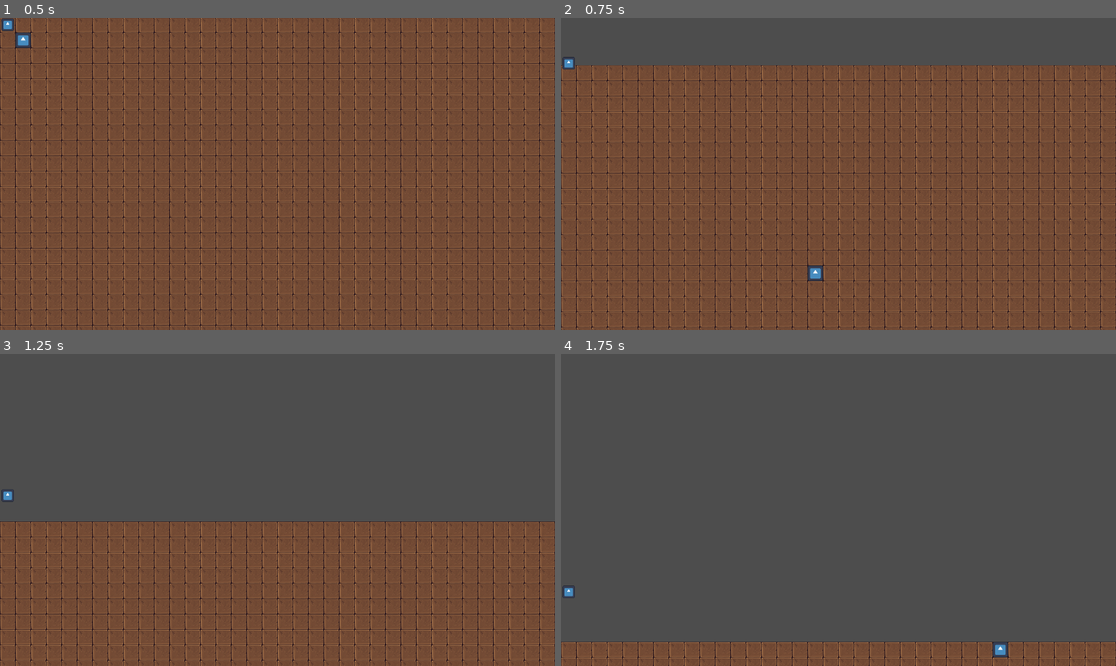
Above: before the commit, frames 1-4 (two rows, left to right).
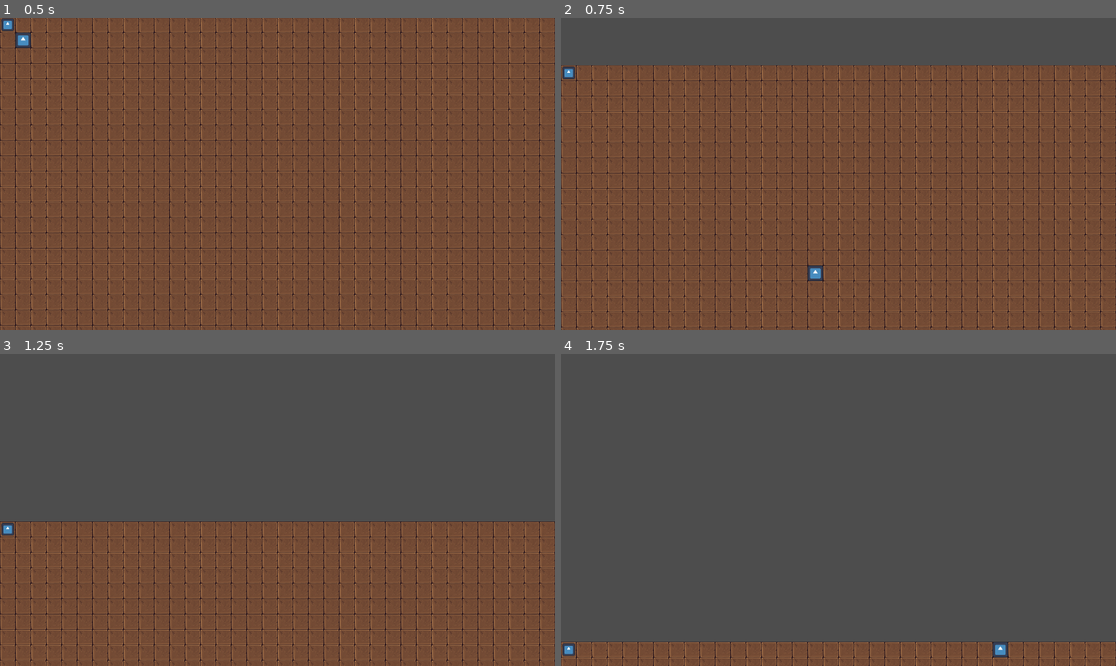
Above: after the commit, the same moments.

Repository: Johardt/farworld
Game: Godot game, scene res://scenes/main.tscn
The game is run twice, just before and just after one commit, with the same random seed, the same clock (stepped at 60 frames per second) and the same inputs. The engine's default icon, where the game draws it, is replaced by a stand-in: a white triangle on a blue panel in a dark square.
Inputs (mouse positions are in pixels of both pictures, inside the frame that each line leads up to):
- Up to frame 1 (0.5 s): no input
- Up to frame 2 (0.75 s): tap Enter at 0.5 s; move the mouse to (810, 236) at 0.52 s; hold W (up) from 0.53 s (still down); right-click (810, 236) at 0.6 s
- Up to frame 3 (1.25 s): keep holding W (up)
- Up to frame 4 (1.75 s): keep holding W (up); move the mouse to (1005, 556) at 1.27 s; right-click (1005, 556) at 1.35 s

Frame 1 is identical in both runs. In frame 2, 0.1% of the frame differs, in the area x 0-3%, y 12-20%; in frame 3, 0.1%; in frame 4, 0.2%, in the area x 0-3%, y 74-97%.

Commit message:
Update pawn component
- Circle collider instead of capsule shape
- Remove pawn being controllable directly

Diff:
--- a/nodes/pawn.tscn
+++ b/nodes/pawn.tscn
@@ -3,13 +3,13 @@
 [ext_resource type="Script" uid="uid://bw0pdp1h3ho4h" path="res://scripts/pawn.gd" id="1_btsf1"]
 [ext_resource type="Texture2D" uid="uid://bse5i2tx77xiq" path="res://icon.svg" id="2_fxa0g"]
 
-[sub_resource type="CapsuleShape2D" id="CapsuleShape2D_o5qli"]
+[sub_resource type="CircleShape2D" id="CircleShape2D_btsf1"]
 
 [node name="Pawn" type="StaticBody2D" unique_id=1222924674]
 script = ExtResource("1_btsf1")
 
 [node name="CollisionShape2D" type="CollisionShape2D" parent="." unique_id=146055495]
-shape = SubResource("CapsuleShape2D_o5qli")
+shape = SubResource("CircleShape2D_btsf1")
 
 [node name="Sprite2D" type="Sprite2D" parent="." unique_id=1740204315]
 scale = Vector2(0.2, 0.2)
--- a/scripts/pawn.gd
+++ b/scripts/pawn.gd
@@ -1,11 +1,6 @@
 extends StaticBody2D
 
-const SPEED = 1
 
-func _physics_process(delta: float) -> void:
-	var direction_x := Input.get_axis("left", "right")
-	var direction_y := Input.get_axis("up", "down")
-	var speed = SPEED * (delta * 100)
-
-	var motion = Vector2(direction_x, direction_y).normalized() * speed
-	move_and_collide(motion)
+func _physics_process(_delta: float) -> void:
+	# Use NavigationAgent to move between current position and TileSelector position
+	pass
